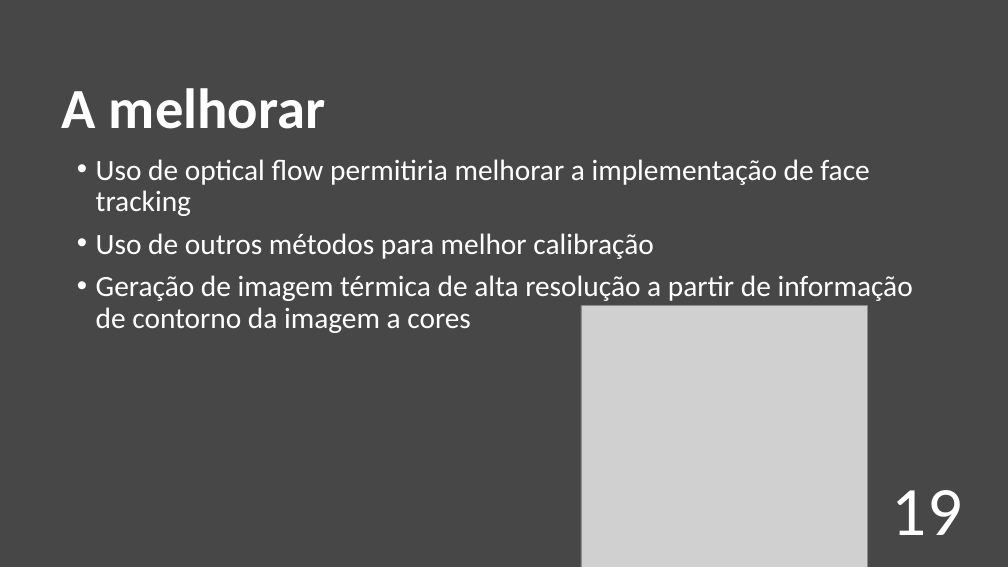
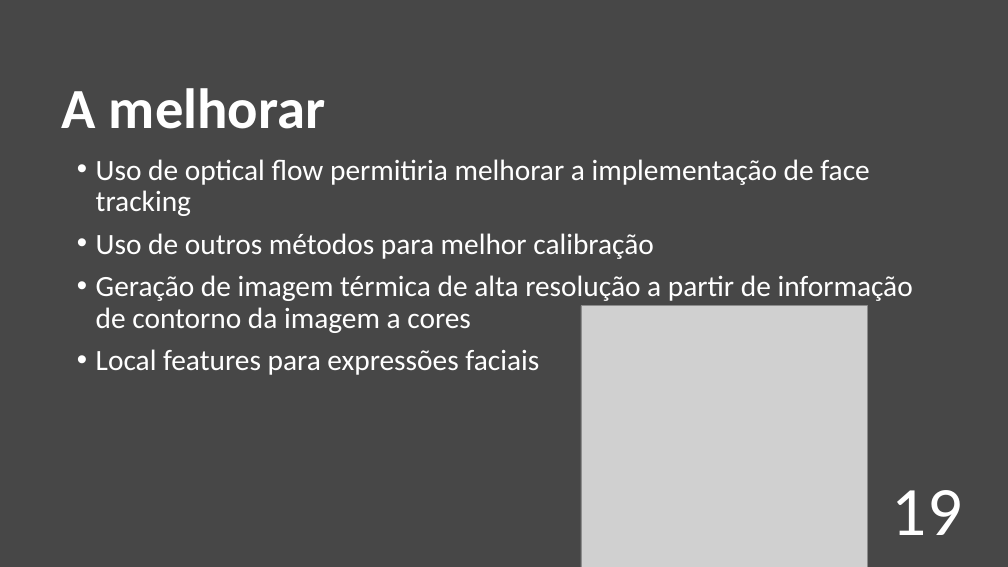
Before and after one commit to RRibeiro8/vc_projecto, a slide deck: slide 19 of docs/Presentation.pptx. Drawn at 1008x567 pixels with LibreOffice and Linux fonts; fonts in the diff are those of the drawing; grey boxes stand for pictures. Boxes give left, top, right and bottom in pixels: in the first picture for what was removed or moved away, otherwise in the second. Text is boxed around its words. In the diff, an @@ line names an element or a change of style, - is before the commit and + after.

```diff
--- a/docs/Presentation.pptx
+++ b/docs/Presentation.pptx
@@ text at bbox=[96, 349, 539, 375]: paragraph added @@
+• Local features para expressões faciais
```
Also in this commit, not shown: 7 other slides changed, 1 other file.
